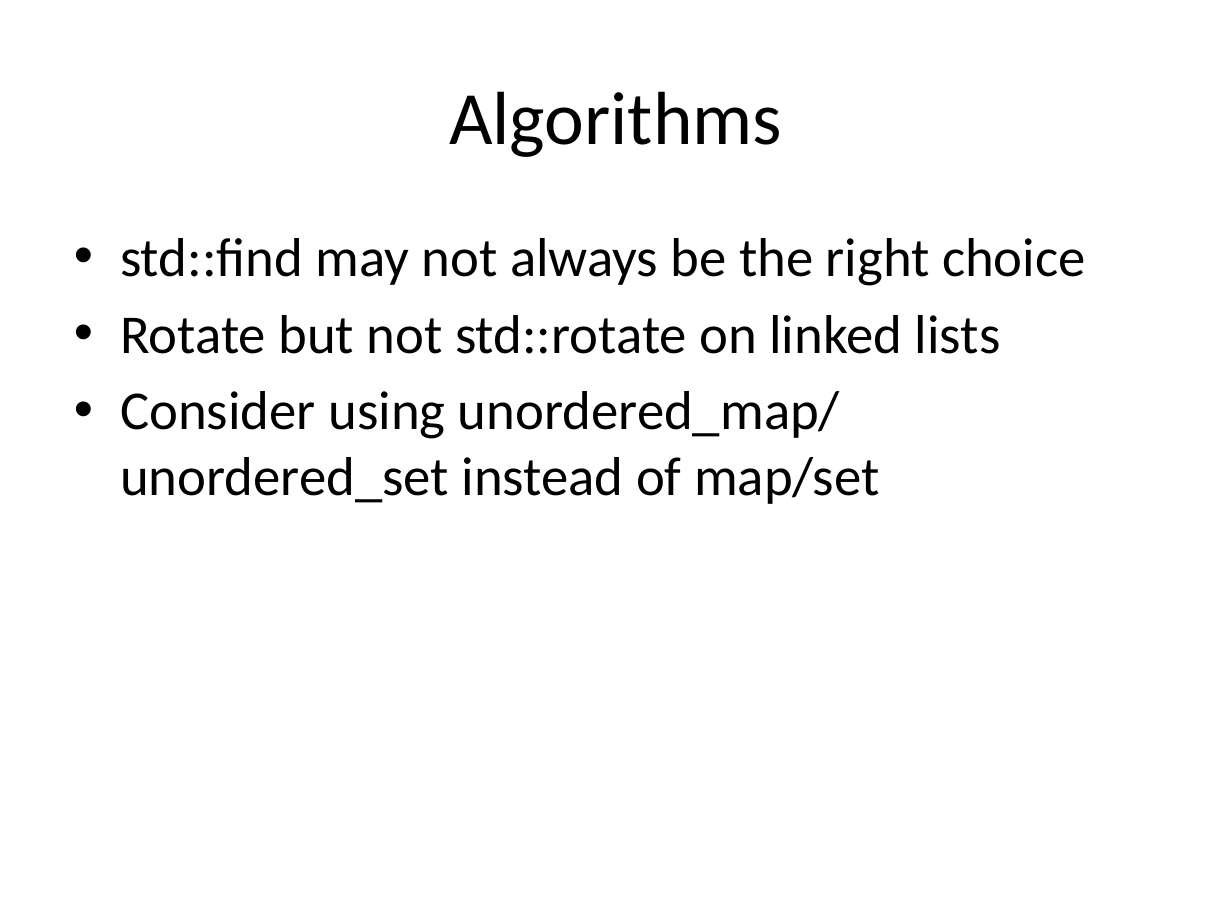
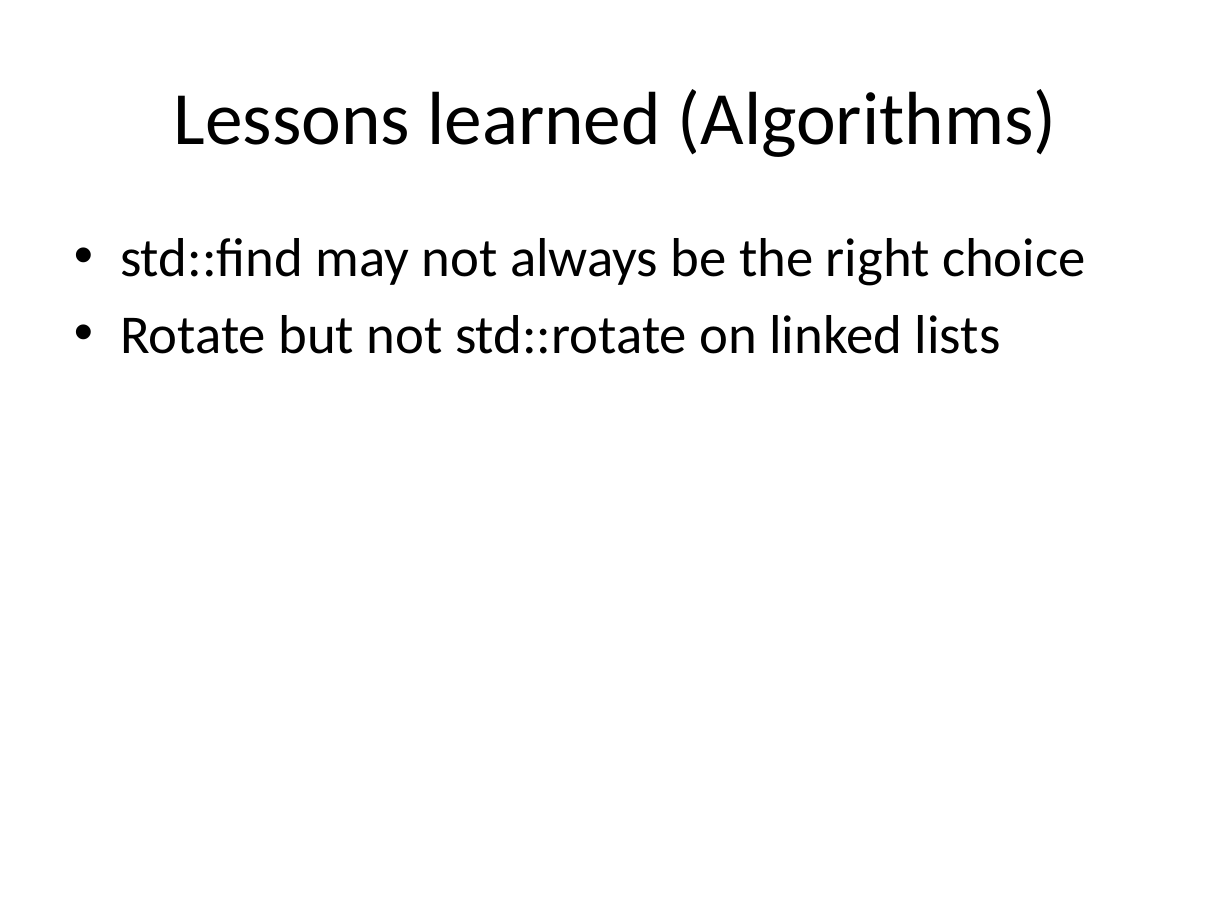
Before and after one commit to hiraditya/std-benchmark, a slide deck: slide 25 of docs/slides/slide-cppnow.pptx (slide 29 before the commit). Drawn at 1232x924 pixels with LibreOffice and Linux fonts; fonts in the diff are those of the drawing. Boxes give left, top, right and bottom in pixels: in the first picture for what was removed or moved away, otherwise in the second. Text is boxed around its words. In the diff, an @@ line names an element or a change of style, - is before the commit and + after.

```diff
--- a/docs/slides/slide-cppnow.pptx
+++ b/docs/slides/slide-cppnow.pptx
@@ title at (x1=174, y1=89, x2=1057, y2=157): text changed @@
-Algorithms
+Lessons learned (Algorithms)
@@ text at (x1=120, y1=391, x2=880, y2=504): paragraph removed @@
-• Consider using unordered_map/ unordered_set instead of map/set
```
Also in this commit, not shown: 19 other slides changed, 1 other file.
